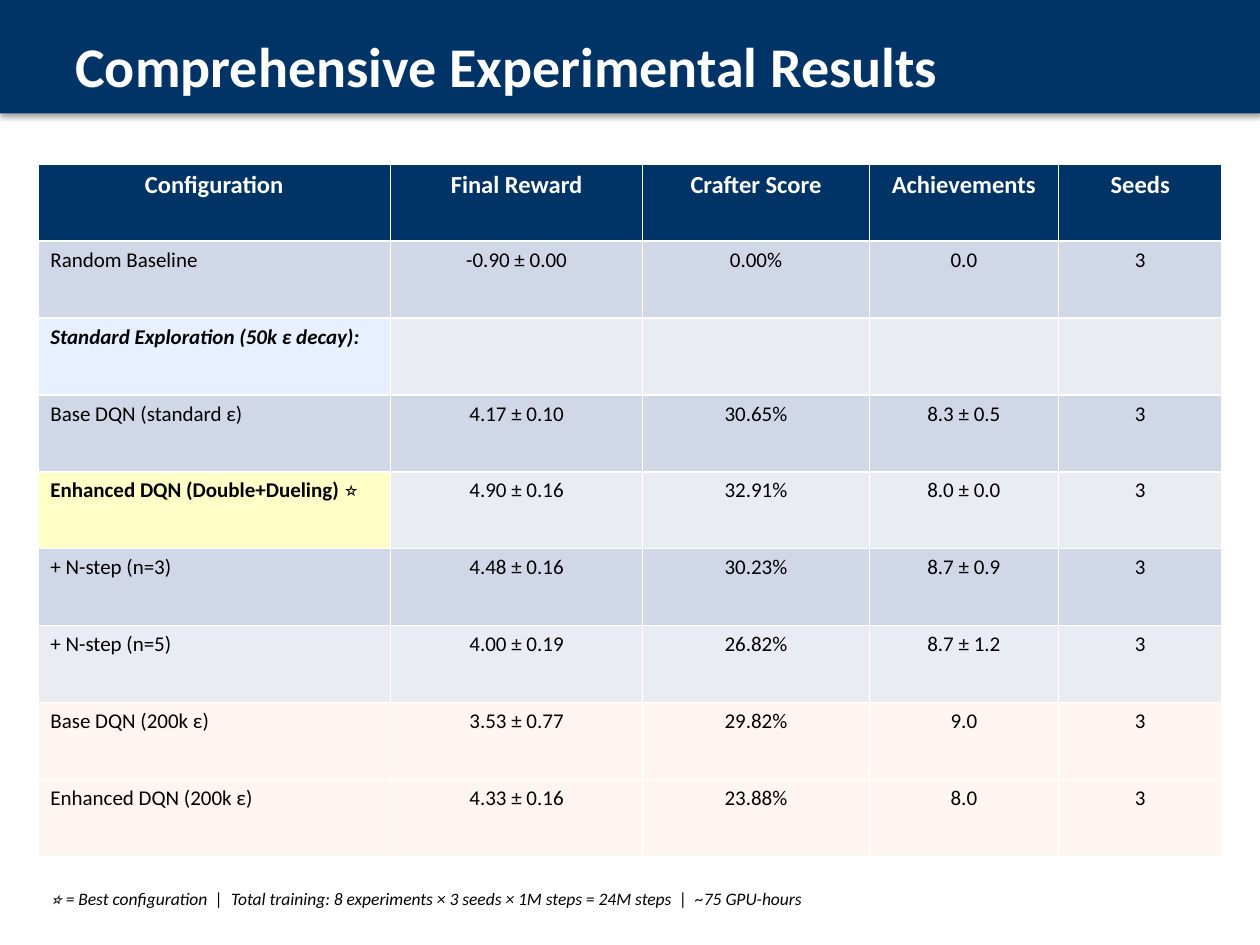
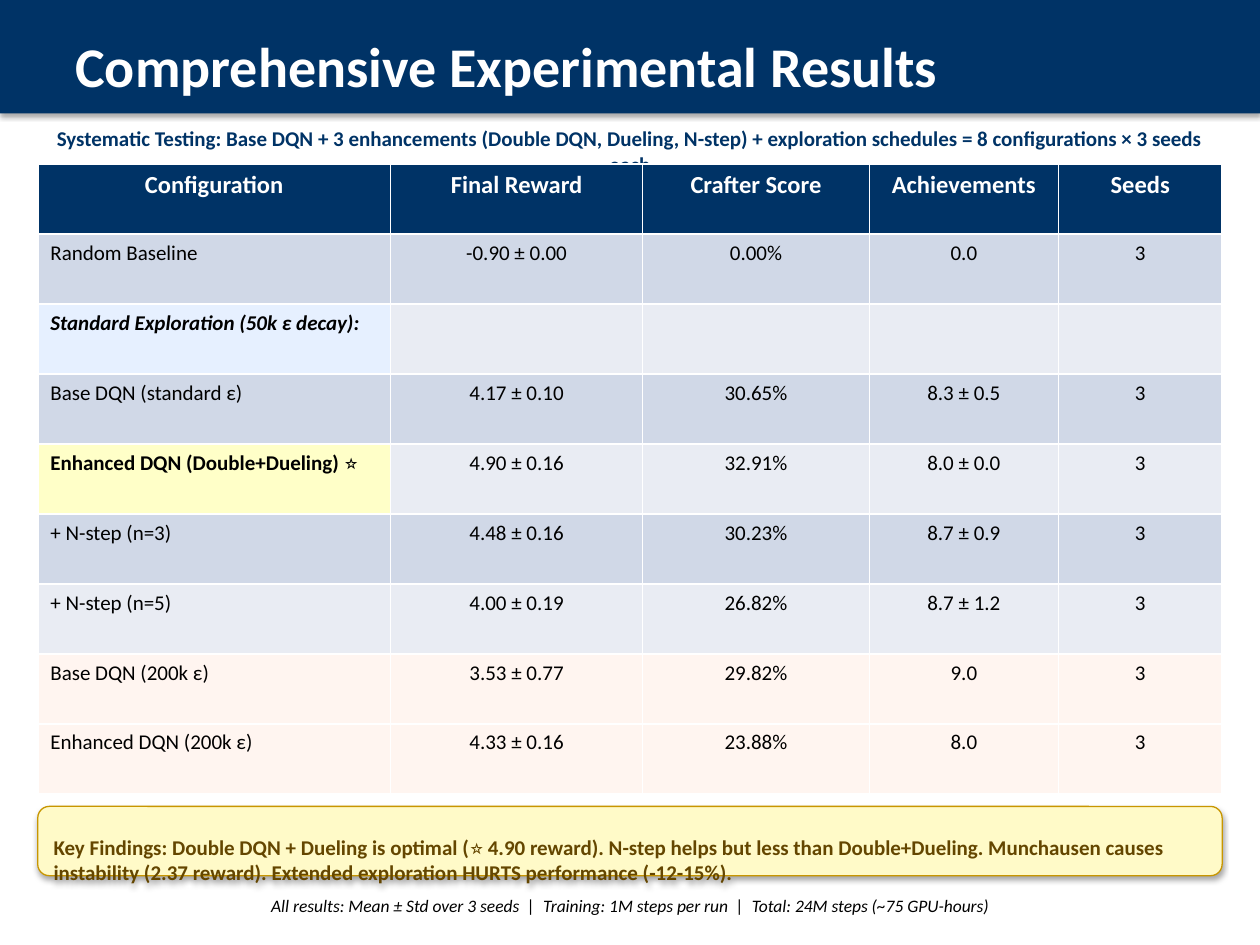
Before and after one commit to vitalii-t12/upb_atai_hw1_crafter, a slide deck: slide 4 of crafter_presentation_enhanced.pptx. Drawn at 1260x945 pixels with LibreOffice and Linux fonts; fonts in the diff are those of the drawing. Boxes give left, top, right and bottom in pixels: in the first picture for what was removed or moved away, otherwise in the second. Text is boxed around its words. In the diff, an @@ line names an element or a change of style, - is before the commit and + after.

Commit message:
fix: update ppt

```diff
--- a/crafter_presentation_enhanced.pptx
+++ b/crafter_presentation_enhanced.pptx
@@ text added at [57,130,1201,150], 12 pt, text #003366, bold @@
+Systematic Testing: Base DQN + 3 enhancements (Double DQN, Dueling, N-step) + exploration schedules = 8 configurations × 3 seeds each
@@ table: place and size @@
-table at [38,164,1222,857]
+table at [38,164,1222,794]
@@ rounded rectangle added at [38,806,1222,876], fill #FFFAC8, outline #C89600 0.75 pt, 12 pt, text #644600, bold @@
+Key Findings: Double DQN + Dueling is optimal (⭐ 4.90 reward). N-step helps but less than Double+Dueling. Munchausen causes instability (2.37 reward). Extended exploration HURTS performance (-12-15%).
@@ text at [271,899,988,915]: text changed @@
-⭐ = Best configuration | Total training: 8 experiments × 3 seeds × 1M steps = 24M steps | ~75 GPU-hours
+All results: Mean ± Std over 3 seeds | Training: 1M steps per run | Total: 24M steps (~75 GPU-hours)
```
Also in this commit, not shown: 4 other slides changed, 2 slides added, 2 slides removed, 1 other file.
